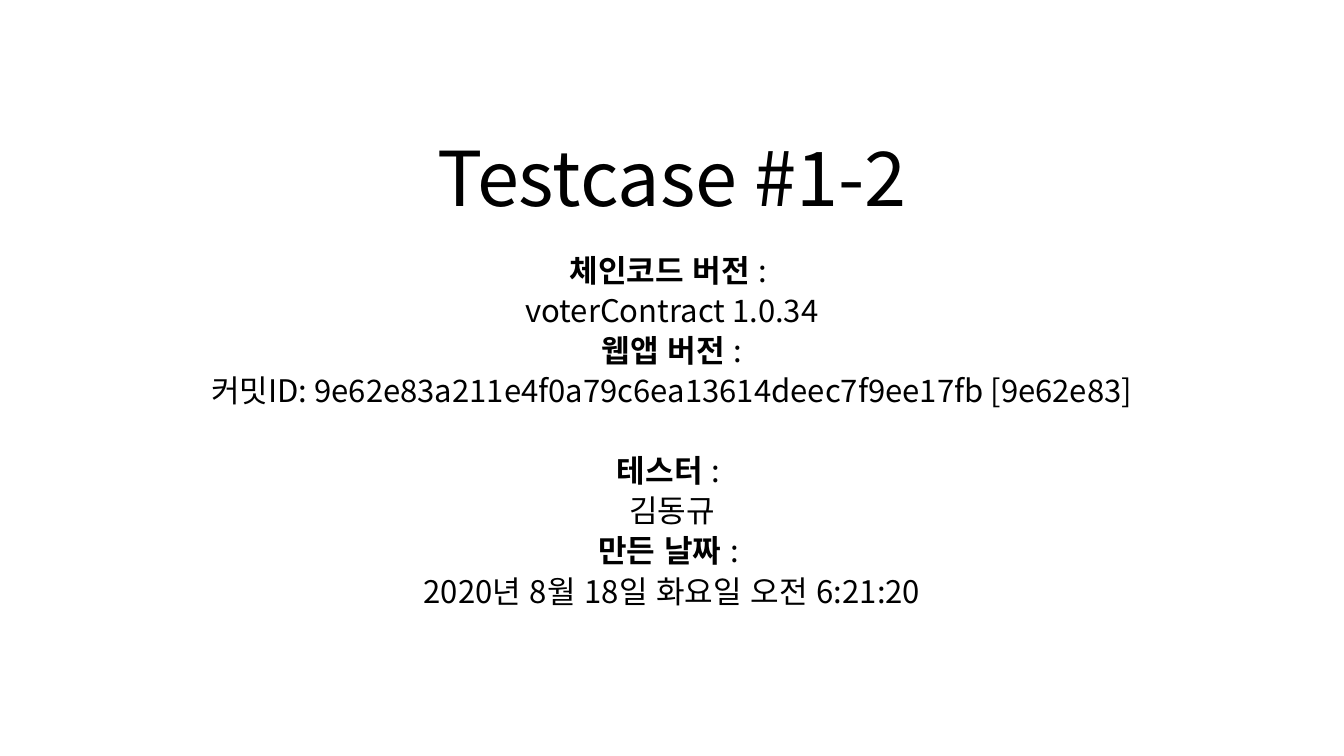
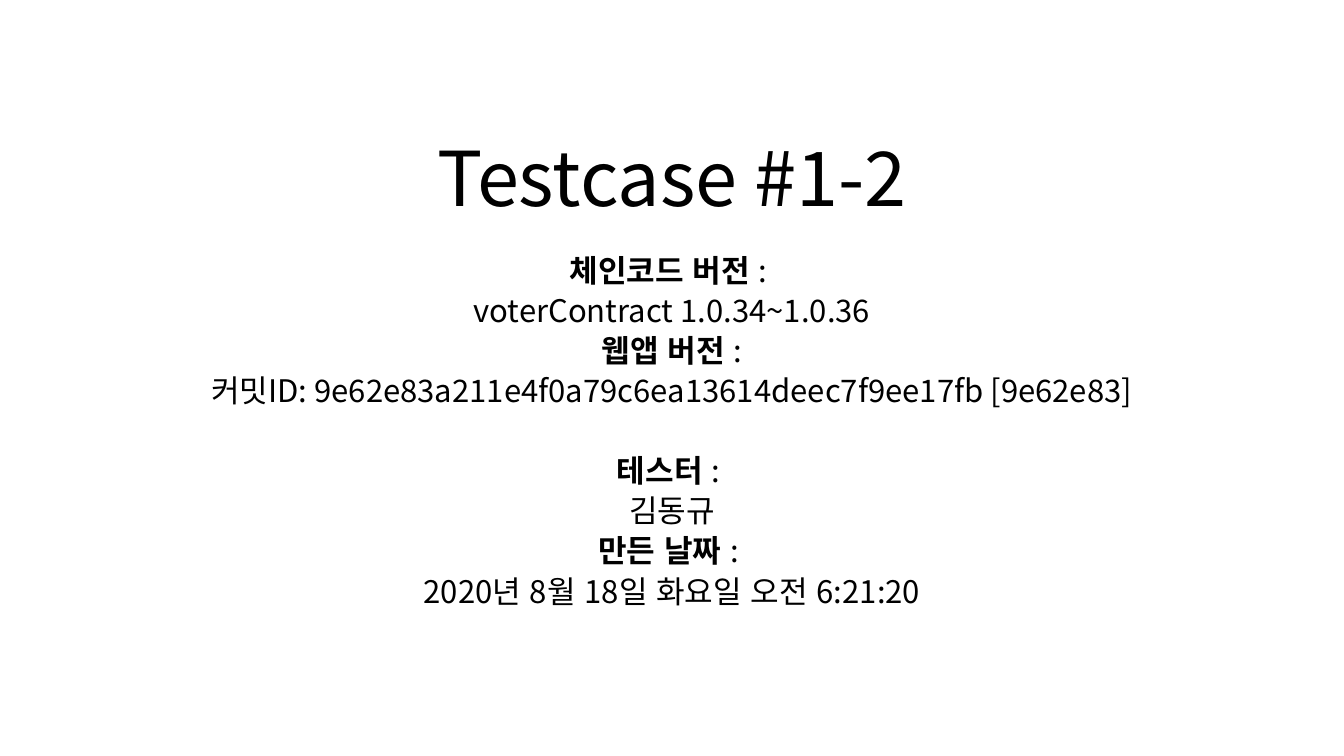
Before and after one commit to BL-UCKSS/evote-project, a slide deck: slide 32 of Document/Testcase/Testcase #1.pptx. Drawn at 1344x756 pixels with LibreOffice and Linux fonts; fonts in the diff are those of the drawing. Boxes give left, top, right and bottom in pixels: in the first picture for what was removed or moved away, otherwise in the second. Text is boxed around its words. In the diff, an @@ line names an element or a change of style, - is before the commit and + after.

Commit message:
Testcase#1-2 - 시나리오#30까지 작성 완료함.

```diff
--- a/Document/Testcase/Testcase #1.pptx
+++ b/Document/Testcase/Testcase #1.pptx
@@ subtitle at <box>474,299,870,323</box>: text changed @@
-voterContract 1.0.34
+voterContract 1.0.34~1.0.36
```
Also in this commit, not shown: 1 other slide changed, 2 slides added.
